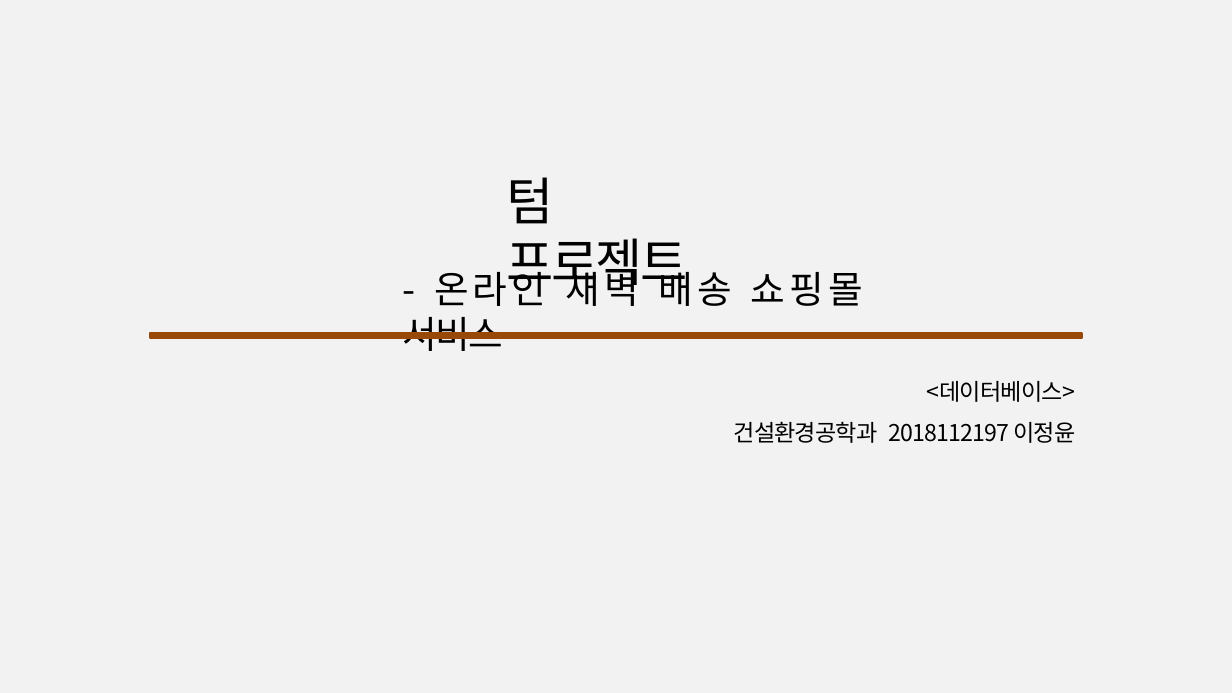
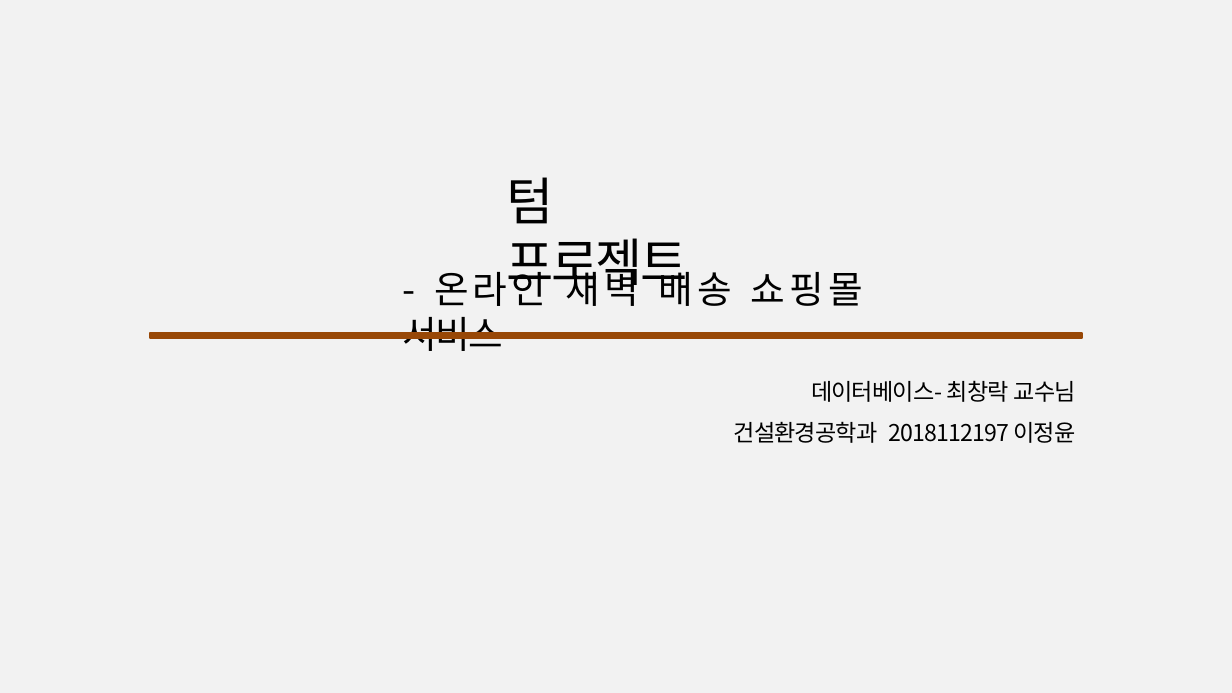
Before and after one commit to jyoon1421/db202002, a slide deck: slide 1 of TermProject/텀프로젝트발표_2018112197이정윤.pptx. Drawn at 1232x693 pixels with LibreOffice and Linux fonts; fonts in the diff are those of the drawing. Boxes give left, top, right and bottom in pixels: in the first picture for what was removed or moved away, otherwise in the second. Text is boxed around its words. In the diff, an @@ line names an element or a change of style, - is before the commit and + after.

```diff
--- a/TermProject/텀프로젝트발표_2018112197이정윤.pptx
+++ b/TermProject/텀프로젝트발표_2018112197이정윤.pptx
@@ text at bbox=[811, 380, 1076, 402]: text changed @@
-<데이터베이스>
+데이터베이스- 최창락 교수님
```
Also in this commit, not shown: 7 other slides changed, 2 slides added, 2 slides removed.
